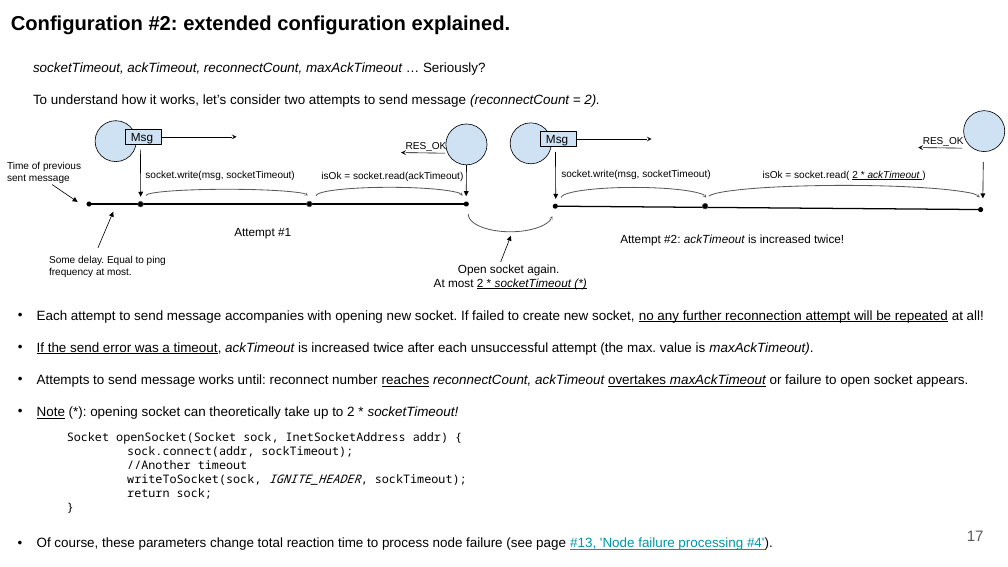
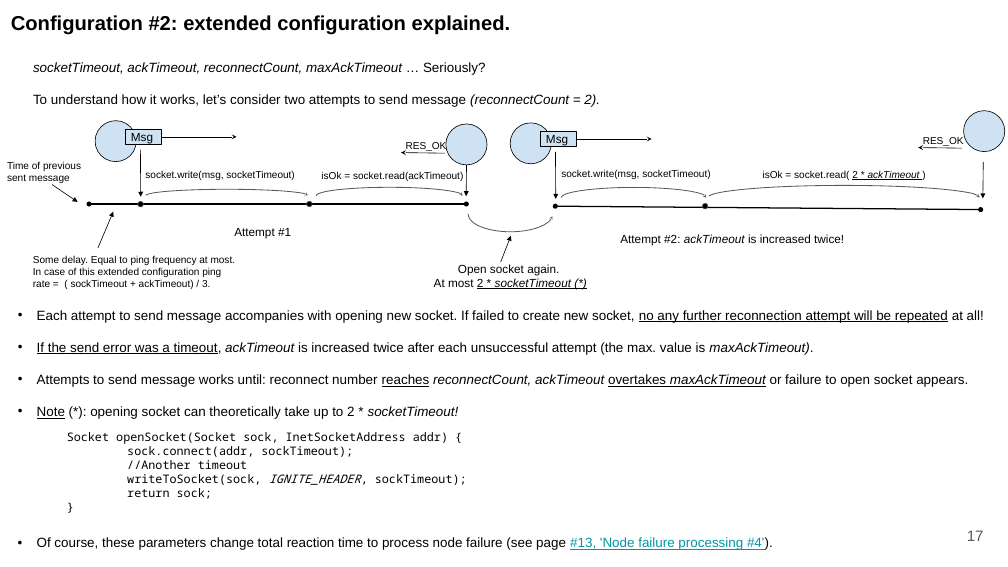
Before and after one commit to Vladsz83/doc, a slide deck: slide 18 of Discovery.pptx. Drawn at 1008x567 pixels with LibreOffice and Linux fonts; fonts in the diff are those of the drawing. Boxes give left, top, right and bottom in pixels: in the first picture for what was removed or moved away, otherwise in the second. Text is boxed around its words. In the diff, an @@ line names an element or a change of style, - is before the commit and + after.

Commit message:
+ better desc. of ping rate

```diff
--- a/Discovery.pptx
+++ b/Discovery.pptx
@@ text at box(33, 255, 236, 289): text changed @@
-Some delay. Equal to ping frequency at most.
+Some delay. Equal to ping frequency at most. In case of this extended configuration ping rate = ( sockTimeout + ackTimeout) / 3.
```
